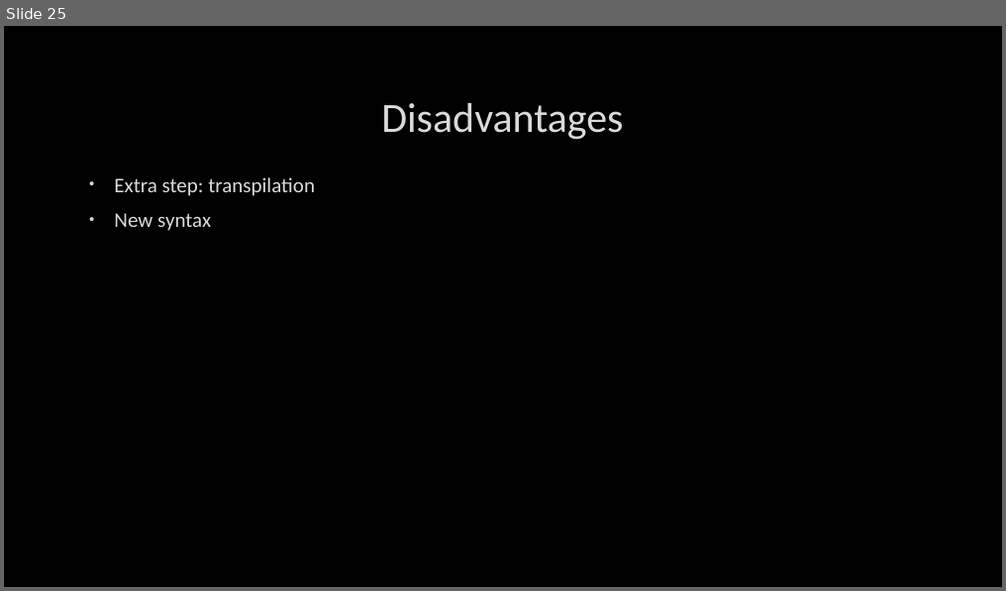
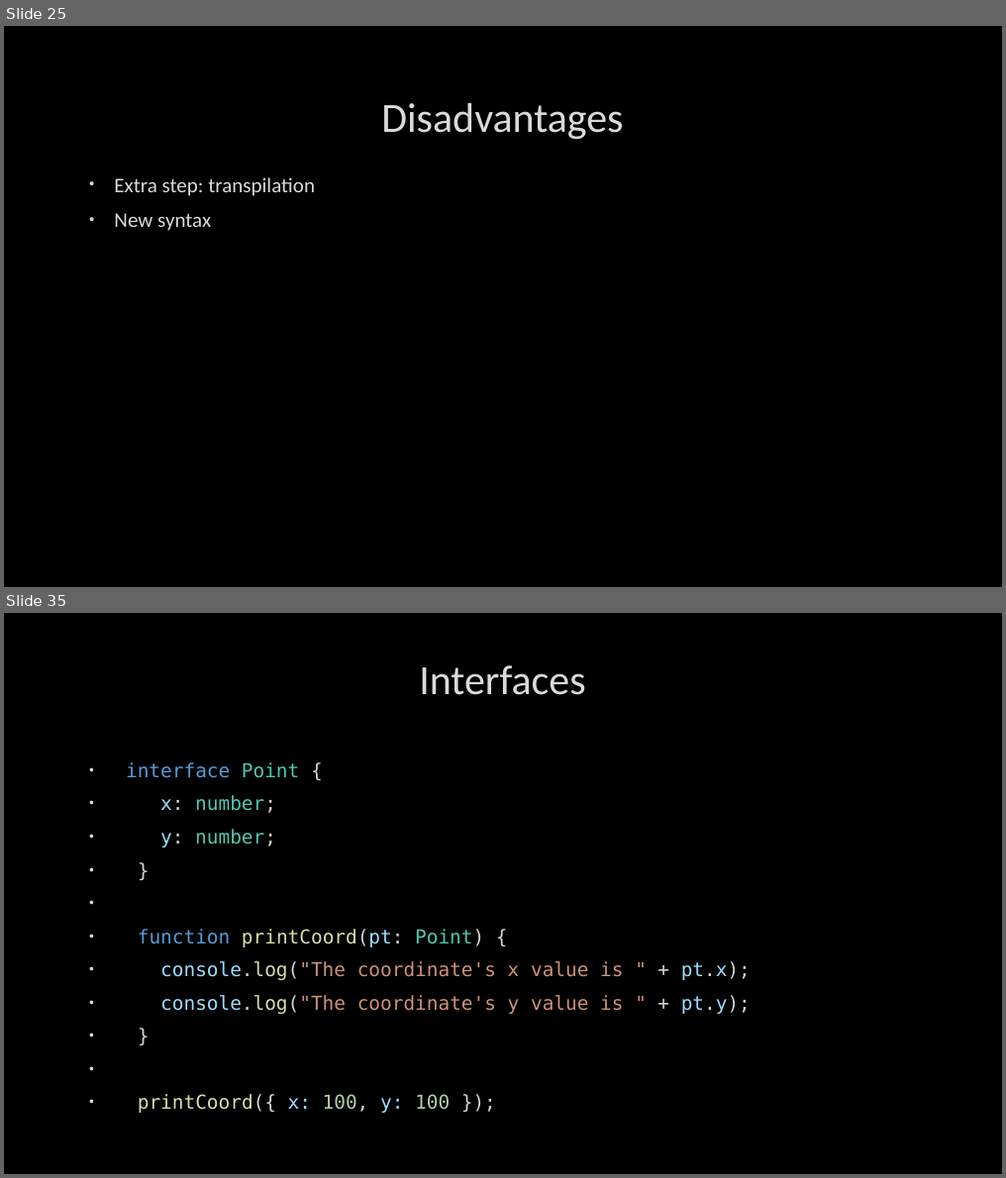
Before and after one commit to PaulaDianaCuc/OOPTraining, a slide deck: OOP JavaScript Training presentation.pptx. Shown one above the other, each under a label of ours: slide 25 before the commit, slides 25 and 35 after it; the slides between them are not shown. The pictures are 1006x591 and 1006x1178 pixels, drawn with LibreOffice and Linux fonts; fonts in the diff are those of the drawing; background and template pictures are left out. Boxes give left, top, right and bottom in pixels: in the first picture for what was removed or moved away, otherwise in the second. Text is boxed around its words. In the diff, an @@ line names an element or a change of style, - is before the commit and + after.

```diff
--- a/OOP JavaScript Training presentation.pptx
+++ b/OOP JavaScript Training presentation.pptx
@@ slide 35 added at (4,613,1002,1174), background picture (left out) @@
@@ title added at (419,665,585,695), 40 pt, text #DADADA @@
+Interfaces
@@ text added at (126,762,750,1113), 18.5 pt, text #CE9178 @@
+• interface Point {
+• x: number;
+• y: number;
+• }
+• function printCoord(pt: Point) {
+• console.log("The coordinate's x value is " + pt.x);
+• console.log("The coordinate's y value is " + pt.y);
+• }
+• printCoord({ x: 100, y: 100 });
```
Also in this commit, not shown: 1 slide changed, 12 other slides added, 6 slides removed.
